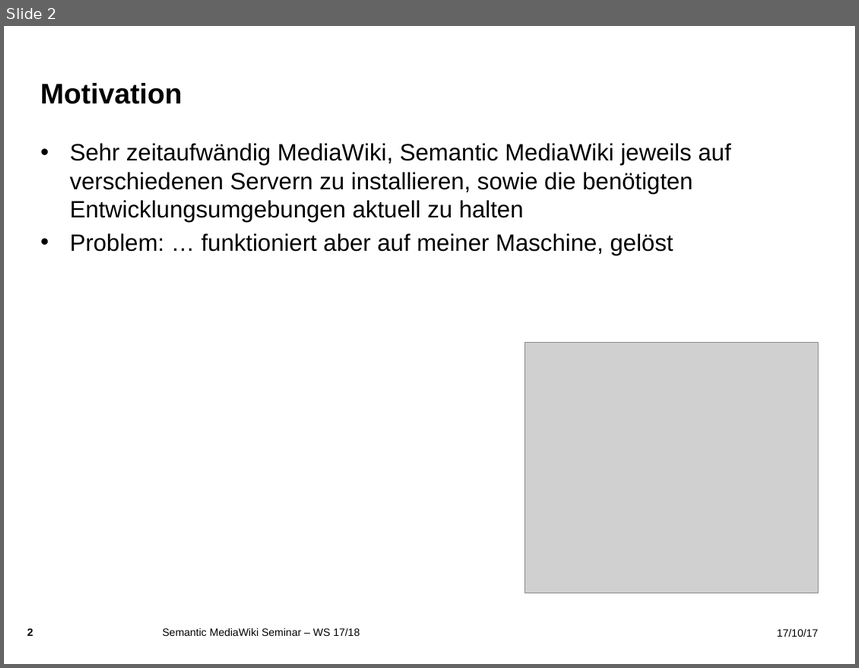
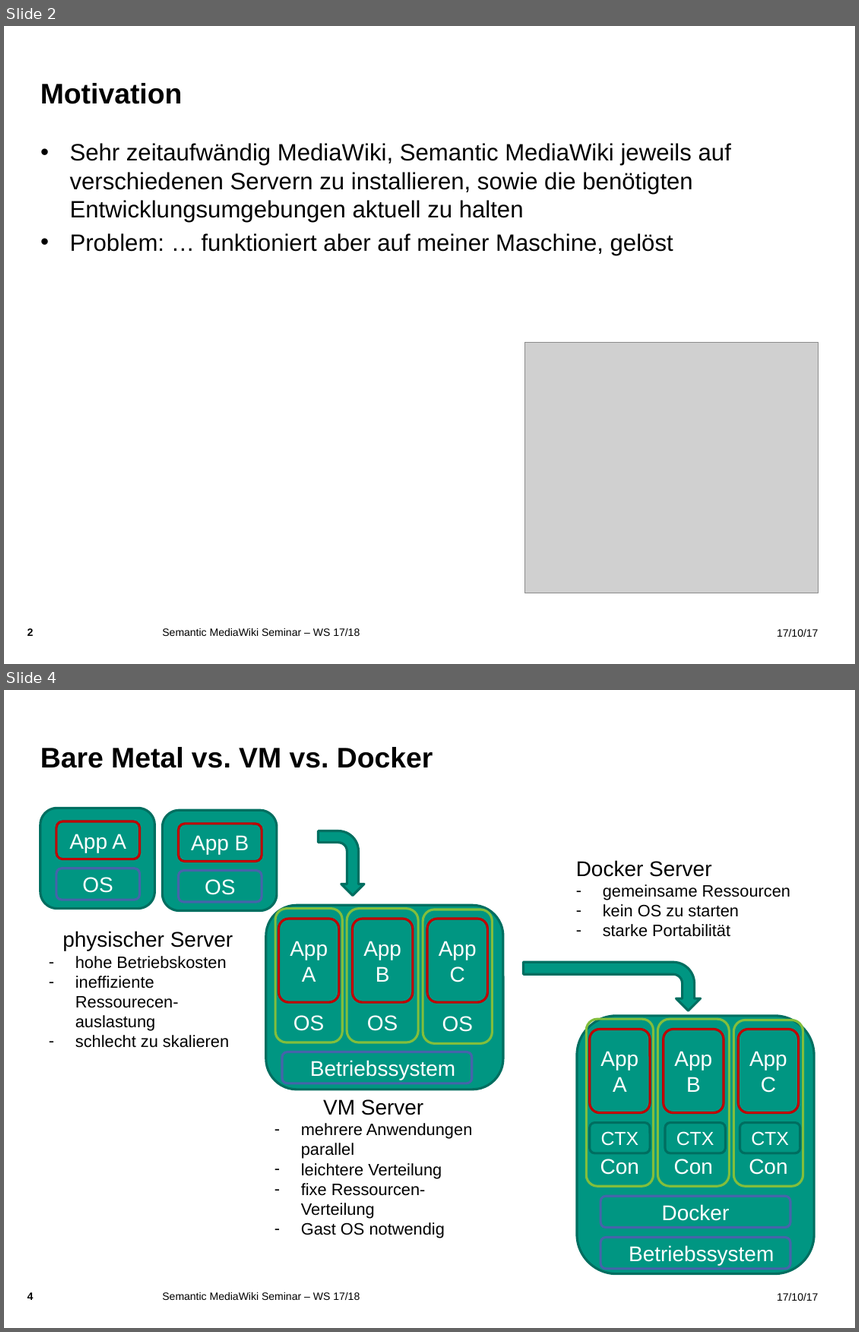
Before and after one commit to RaphaelManke/smw-docker, a slide deck: Zwischenpräsentation.pptx. Shown one above the other, each under a label of ours: slide 2 before the commit, slides 2 and 4 after it; the slides between them are not shown. The pictures are 859x668 and 859x1332 pixels, drawn with LibreOffice and Linux fonts; fonts in the diff are those of the drawing; grey boxes stand for pictures; background and template pictures are left out. Boxes give left, top, right and bottom in pixels: in the first picture for what was removed or moved away, otherwise in the second. Text is boxed around its words. In the diff, an @@ line names an element or a change of style, - is before the commit and + after.

```diff
--- a/Zwischenpräsentation.pptx
+++ b/Zwischenpräsentation.pptx
@@ slide 4 added at bbox=[4, 690, 855, 1328], background picture (left out); not listed: 2 template elements that a slide beside it also shows @@
@@ title added at bbox=[40, 747, 433, 768], 24 pt, text #000000, bold @@
+Bare Metal vs. VM vs. Docker
@@ rounded rectangle added at bbox=[40, 809, 154, 909], fill #009682, outline #006F60 2 pt @@
@@ rounded rectangle added at bbox=[56, 822, 140, 859], fill #009682, outline #C00000 2 pt, 18 pt, text #FFFFFF @@
+App A
@@ rounded rectangle added at bbox=[162, 810, 276, 910], fill #009682, outline #006F60 2 pt @@
@@ rounded rectangle added at bbox=[179, 824, 262, 861], fill #009682, outline #C00000 2 pt, 18 pt, text #FFFFFF @@
+App B
@@ bent arrow added at bbox=[318, 831, 364, 896], fill #009682, outline #006F60 2 pt @@
@@ rounded rectangle added at bbox=[56, 869, 140, 901], fill #009682, outline #4664AA 2 pt, 18 pt, text #FFFFFF @@
+OS
@@ rounded rectangle added at bbox=[179, 870, 262, 902], fill #009682, outline #4664AA 2 pt, 18 pt, text #FFFFFF @@
+OS
@@ text added at bbox=[576, 860, 791, 937], 14 pt, text #000000 @@
+Docker Server
+– gemeinsame Ressourcen
+– kein OS zu starten
+– starke Portabilität
@@ rounded rectangle added at bbox=[266, 905, 503, 1090], fill #009682, outline #006F60 2 pt @@
@@ rounded rectangle added at bbox=[275, 909, 343, 1043], outline #82BE3C 2 pt, 18 pt, text #FFFFFF @@
+OS
@@ rounded rectangle added at bbox=[347, 909, 418, 1043], outline #82BE3C 2 pt, 18 pt, text #FFFFFF @@
+OS
@@ rounded rectangle added at bbox=[423, 910, 492, 1043], outline #82BE3C 2 pt, 18 pt, text #FFFFFF @@
+OS
@@ text added at bbox=[63, 931, 233, 1048], 14 pt, text #000000 @@
+physischer Server
+– hohe Betriebskosten
+– ineffiziente Ressourecen-auslastung
+– schlecht zu skalieren
@@ rounded rectangle added at bbox=[279, 919, 339, 1002], fill #009682, outline #C00000 2 pt, 18 pt, text #FFFFFF @@
+App A
@@ rounded rectangle added at bbox=[352, 919, 413, 1002], fill #009682, outline #C00000 2 pt, 18 pt, text #FFFFFF @@
+App B
@@ rounded rectangle added at bbox=[427, 919, 487, 1002], fill #009682, outline #C00000 2 pt, 18 pt, text #FFFFFF @@
+App C
@@ bent arrow added at bbox=[524, 962, 701, 1011], fill #009682, outline #006F60 2 pt @@
@@ rounded rectangle added at bbox=[577, 1016, 814, 1274], fill #009682, outline #006F60 2 pt @@
@@ rounded rectangle added at bbox=[586, 1019, 654, 1187], outline #82BE3C 2 pt, 18 pt, text #FFFFFF @@
+Con
@@ rounded rectangle added at bbox=[590, 1030, 650, 1113], fill #009682, outline #C00000 2 pt, 18 pt, text #FFFFFF @@
+App A
@@ rounded rectangle added at bbox=[658, 1019, 729, 1187], outline #82BE3C 2 pt, 18 pt, text #FFFFFF @@
+Con
@@ rounded rectangle added at bbox=[664, 1030, 724, 1113], fill #009682, outline #C00000 2 pt, 18 pt, text #FFFFFF @@
+App B
@@ rounded rectangle added at bbox=[734, 1021, 803, 1186], outline #82BE3C 2 pt, 18 pt, text #FFFFFF @@
+Con
@@ rounded rectangle added at bbox=[739, 1030, 799, 1113], fill #009682, outline #C00000 2 pt, 18 pt, text #FFFFFF @@
+App
+C
@@ rounded rectangle added at bbox=[282, 1052, 472, 1083], fill #009682, outline #4664AA 2 pt, 18 pt, text #FFFFFF @@
+Betriebssystem
@@ text added at bbox=[301, 1100, 472, 1239], 14 pt, text #000000 @@
+VM Server
+– mehrere Anwendungen parallel
+– leichtere Verteilung
+– fixe Ressourcen-Verteilung
+– Gast OS notwendig
@@ rounded rectangle added at bbox=[590, 1123, 650, 1154], fill #009682, outline #006F60 2 pt, 16 pt, text #FFFFFF @@
+CTX
@@ rounded rectangle added at bbox=[665, 1123, 726, 1154], fill #009682, outline #006F60 2 pt, 16 pt, text #FFFFFF @@
+CTX
@@ rounded rectangle added at bbox=[740, 1123, 800, 1154], fill #009682, outline #006F60 2 pt, 16 pt, text #FFFFFF @@
+CTX
@@ rounded rectangle added at bbox=[601, 1196, 791, 1228], fill #009682, outline #4664AA 2 pt, 18 pt, text #FFFFFF @@
+Docker
@@ rounded rectangle added at bbox=[601, 1237, 791, 1269], fill #009682, outline #4664AA 2 pt, 18 pt, text #FFFFFF @@
+Betriebssystem
@@ text added at bbox=[162, 1293, 360, 1300], 9 pt, text #000000 @@
+Semantic MediaWiki Seminar – WS 17/18
```
Also in this commit, not shown: 2 slides changed, 5 other slides added.
